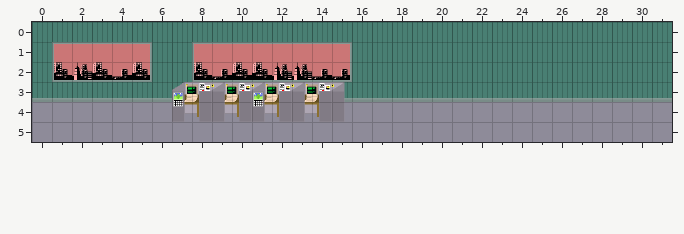
A Tiled map gets an edit: tiled/New Level.tmx. The first picture shows the starting point.
Cells are 32x32 px. Shown: x 0..31, y 0..5.
After the commit:
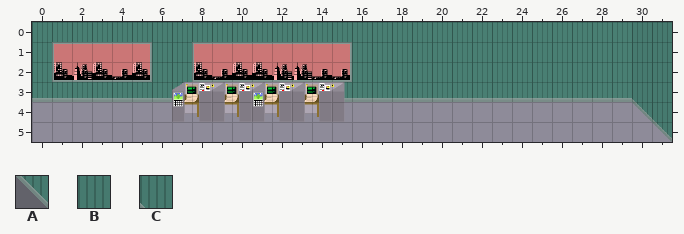
Key: from "end-wall": A 0, B 1, C 2.
_ is an empty cell.
From old to new:
{"where": "layer \"Top Tile Layer\""}
{"y":3,"x":30,"old":"__","new":"CB"}
{"y":4,"x":30,"old":"__","new":"AC"}
{"y":5,"x":31,"old":"_","new":"A"}
{"label":"added","picture_box":[632,98,672,142]}
